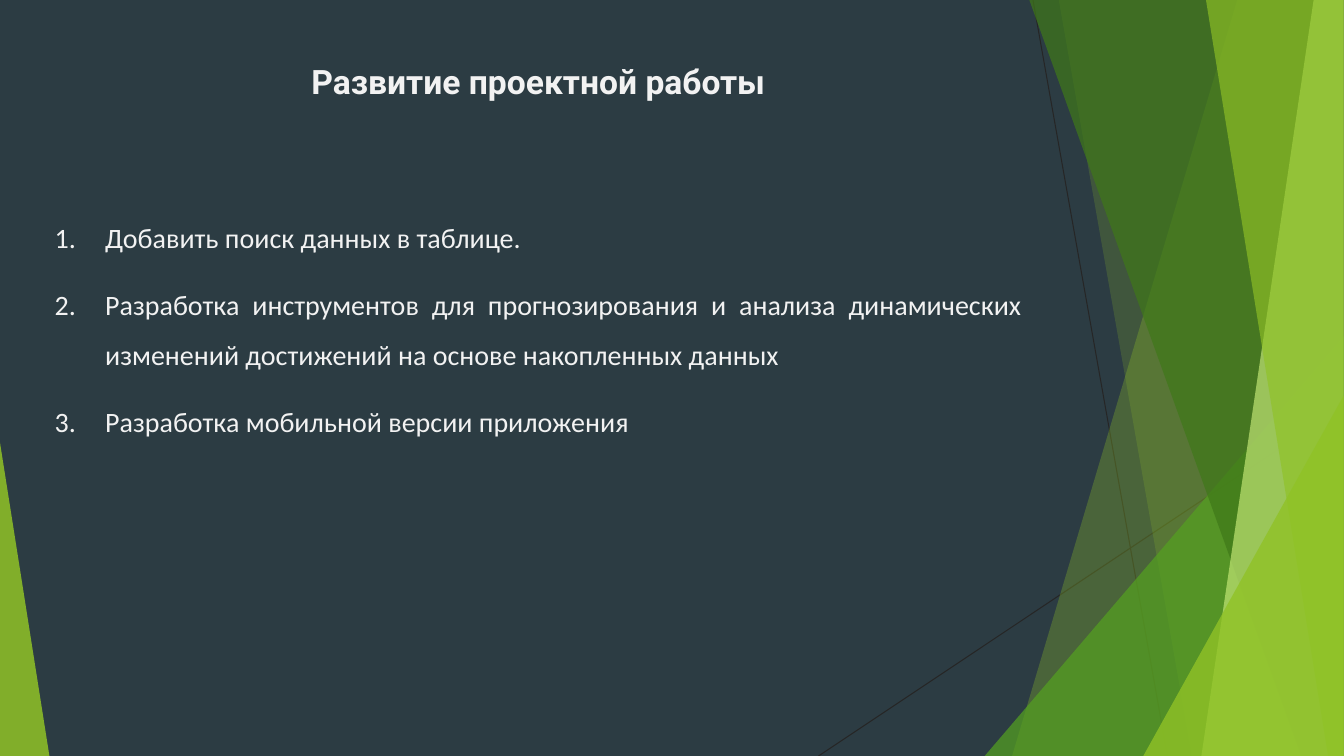
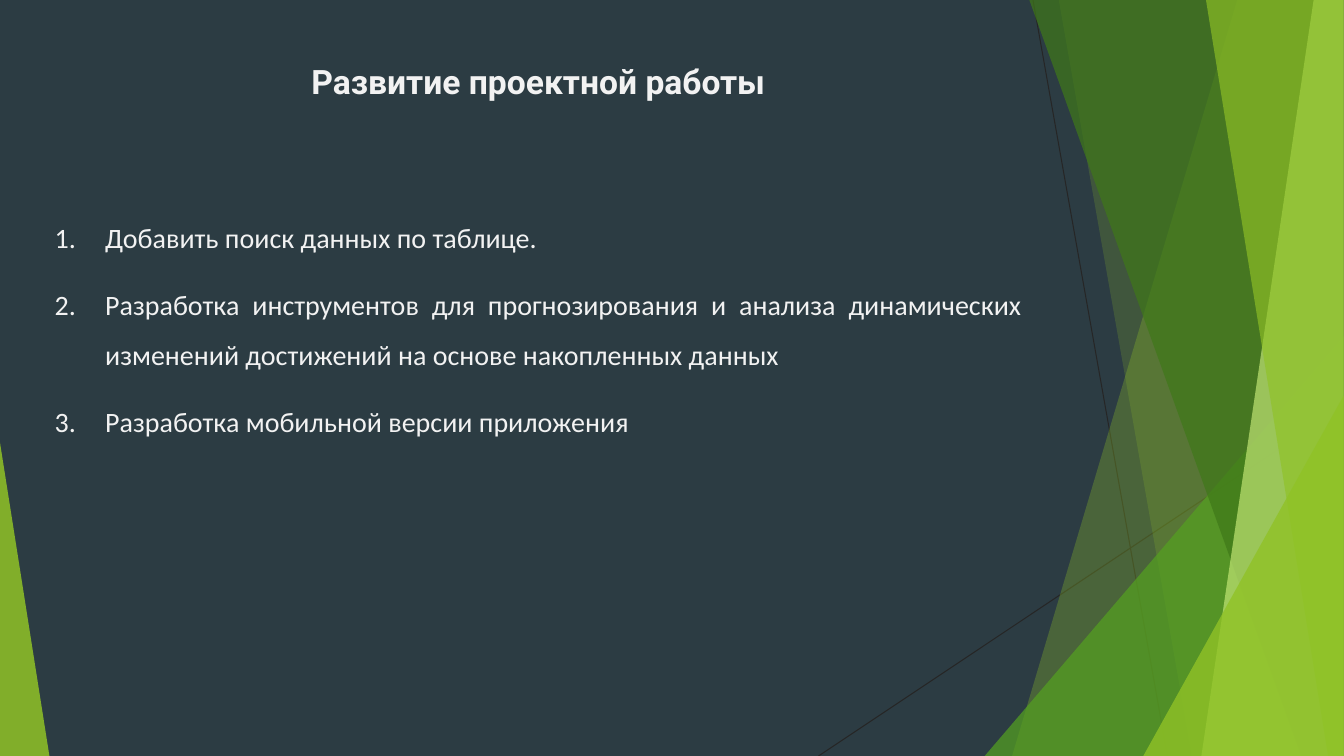
Before and after one commit to BorislavTimoshin/TaskCompletionDiary, a slide deck: slide 7 of description_project/Презентация.pptx. Drawn at 1344x756 pixels with LibreOffice and Linux fonts; fonts in the diff are those of the drawing. Boxes give left, top, right and bottom in pixels: in the first picture for what was removed or moved away, otherwise in the second. Text is boxed around its words. In the diff, an @@ line names an element or a change of style, - is before the commit and + after.

```diff
--- a/description_project/Презентация.pptx
+++ b/description_project/Презентация.pptx
@@ text at (105,229,537,253): text changed @@
-1. Добавить поиск данных в таблице.
+1. Добавить поиск данных по таблице.
```
Also in this commit, not shown: 1 other slide changed, 3 other files.
